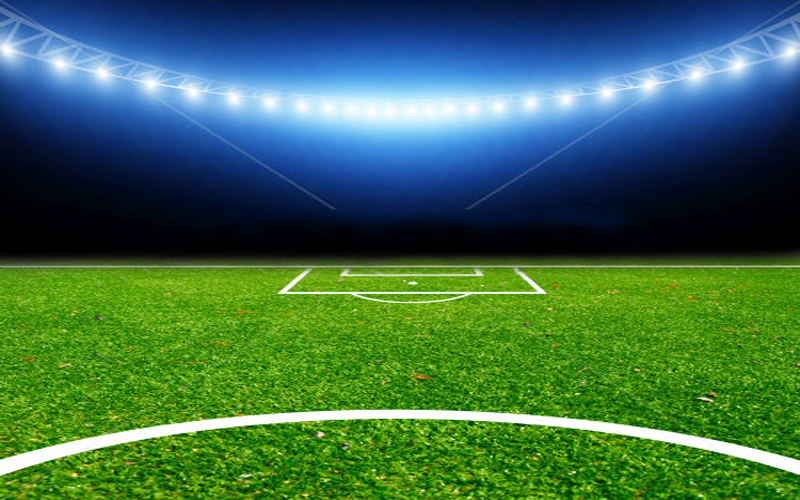
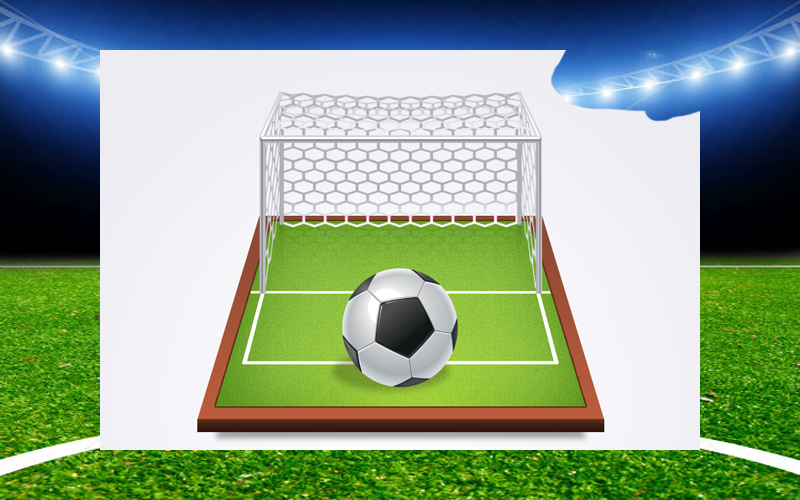
Layers edited between the first and the second w=800, h=500 image:
added layer "Layer 2" above "Layer 1" over box(100, 50, 700, 450)
